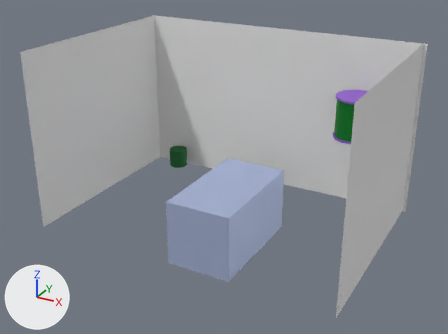
The glTF model assets/map/room_1.glb: old version first, new version second.
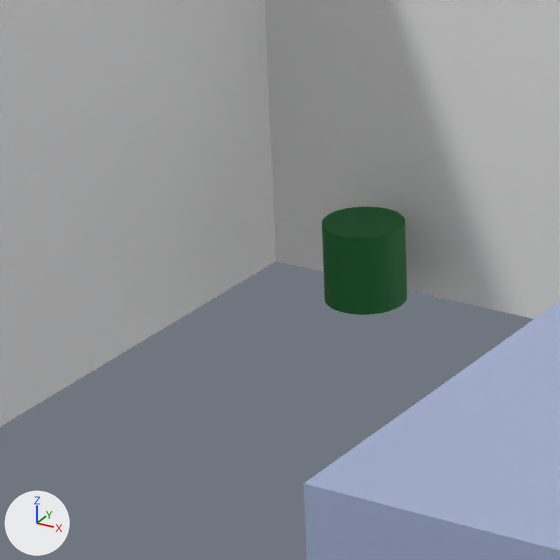
The first picture shows the older version from a camera (50 mm lens) standing at (3.95, -8.81, 4.43) and looking at (-0.01, -1.6, 0.83). The close-ups show the older and then the newer version on the part from 23% to 49% of the width and 31% to 65% of the height of that picture. Only the edits that show in the close-ups are written down. Every picture has the same lights, and +X, +Y and +Z are marked at lower left. Objects named as collision shapes, trigger or cutter boxes, shadow casters or lower levels of detail are left out. Where no turn or scale is listed for an object, it has been applied to the vertices.

Before the edit, the objects in view are built like this:
```python
me_cube_005 = bpy.data.meshes.new('Cube.005')
me_cube_005.from_pydata(...)  # a box spanning x -0.5..0.5, y -0.9..0.9, z -0.5..0.5
me_cube_005.materials.append(mat_material_001)  # blue #b7c5e7
me_cylinder = bpy.data.meshes.new('Cylinder')
me_cylinder.from_pydata(...)  # a 32-sided cylinder along z spanning x -0.15..0.15, y -0.15..0.15, z -0.15..0.15
me_cylinder.materials.append(mat_material_002)  # dark green #0c692c
me_plane_002 = bpy.data.meshes.new('Plane.002')
me_plane_002.from_pydata([(-2.3, 0.0, -1.3), (2.3, 0.0, -1.3), (-2.3, 0.0, 1.3), (2.3, 0.0, 1.3)], [], [(0, 1, 3), (0, 3, 2)])
ob_back_wall = bpy.data.objects.new('back wall', me_plane_002)
ob_back_wall.location = (0.0, 0.0, 1.25)
ob_cube_001 = bpy.data.objects.new('Cube.001', me_cube_005)
ob_cube_001.location = (0.0, -1.5, 0.0)
ob_mushroom_pot = bpy.data.objects.new('mushroom pot', me_cylinder)
ob_mushroom_pot.location = (-1.697, -0.23, 0.15)
# also in view: 'left' at (-2.25, -1.5, 1.25)
```
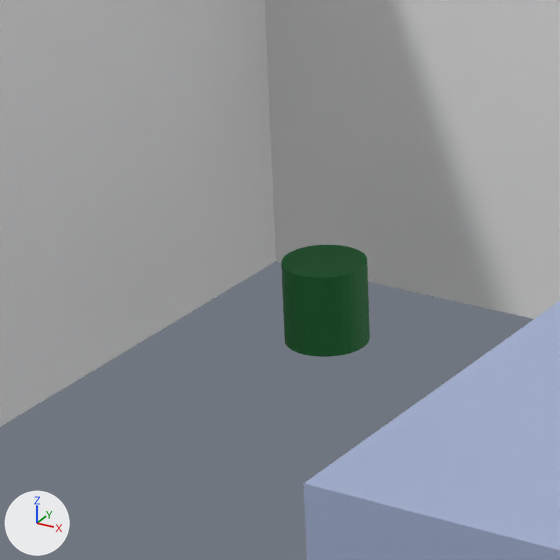
Boxes (x1, y1, x2, y2) around the edits, measured in the close-ups (560 x 560 px):
```json
{"object": "mushroom pot", "change": "moved", "before": [322, 207, 407, 315], "after": [281, 245, 370, 357]}
```

Edits to the scene script, one JSON object a line:
```json
{"op": "set", "path": "ob_mushroom_pot.location", "old": "(-1.697, -0.23, 0.15)", "new": "(-1.62, -0.604, 0.15)"}
```
